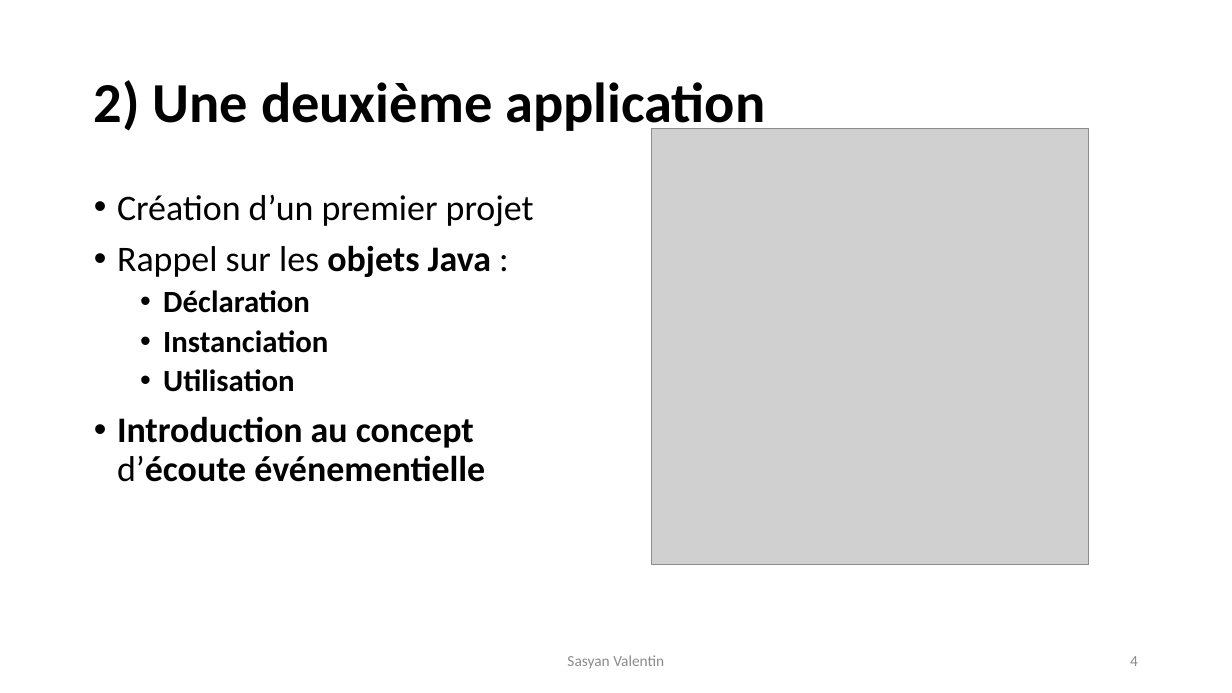
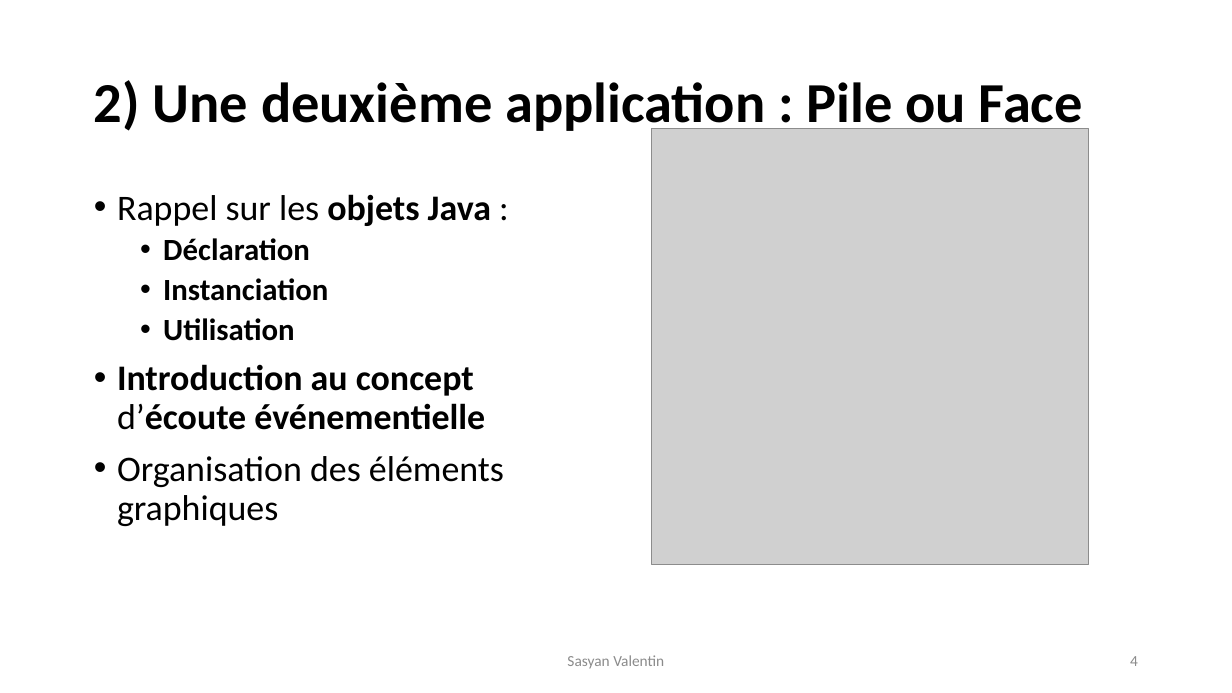
Before and after one commit to VSasyan/AndroidENSG, a slide deck: slide 4 of plan_du_cours.pptx. Drawn at 1232x693 pixels with LibreOffice and Linux fonts; fonts in the diff are those of the drawing; grey boxes stand for pictures. Boxes give left, top, right and bottom in pixels: in the first picture for what was removed or moved away, otherwise in the second. Text is boxed around its words. In the diff, an @@ line names an element or a change of style, - is before the commit and + after.

```diff
--- a/plan_du_cours.pptx
+++ b/plan_du_cours.pptx
@@ title at bbox=[94, 80, 1083, 135]: text changed @@
-2) Une deuxième application
+2) Une deuxième application : Pile ou Face
@@ text at bbox=[117, 194, 534, 226]: paragraph removed @@
-• Création d’un premier projet
@@ text at bbox=[117, 456, 504, 526]: paragraph added @@
+• Organisation des éléments graphiques
```
Also in this commit, not shown: 2 other files.
